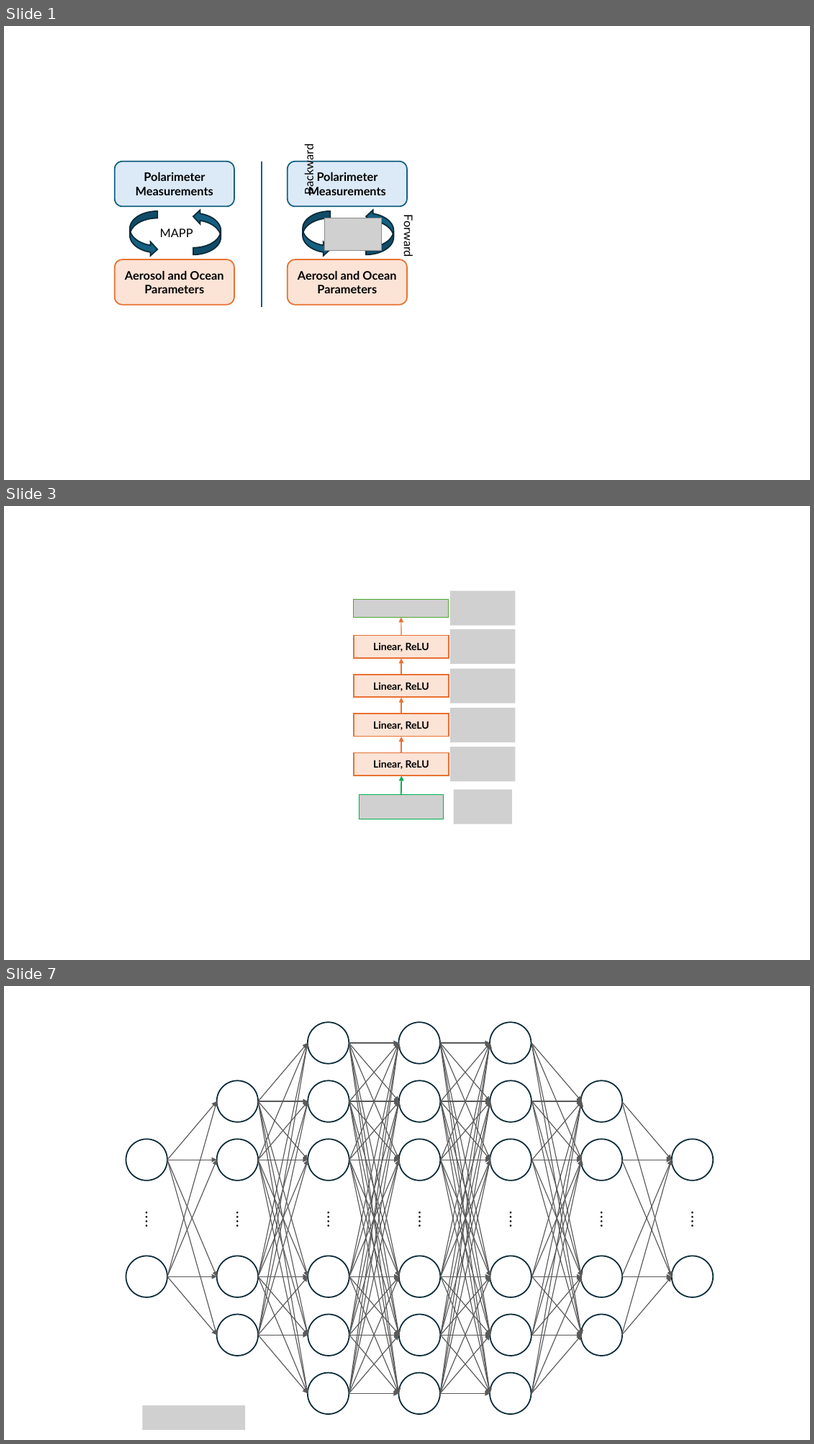
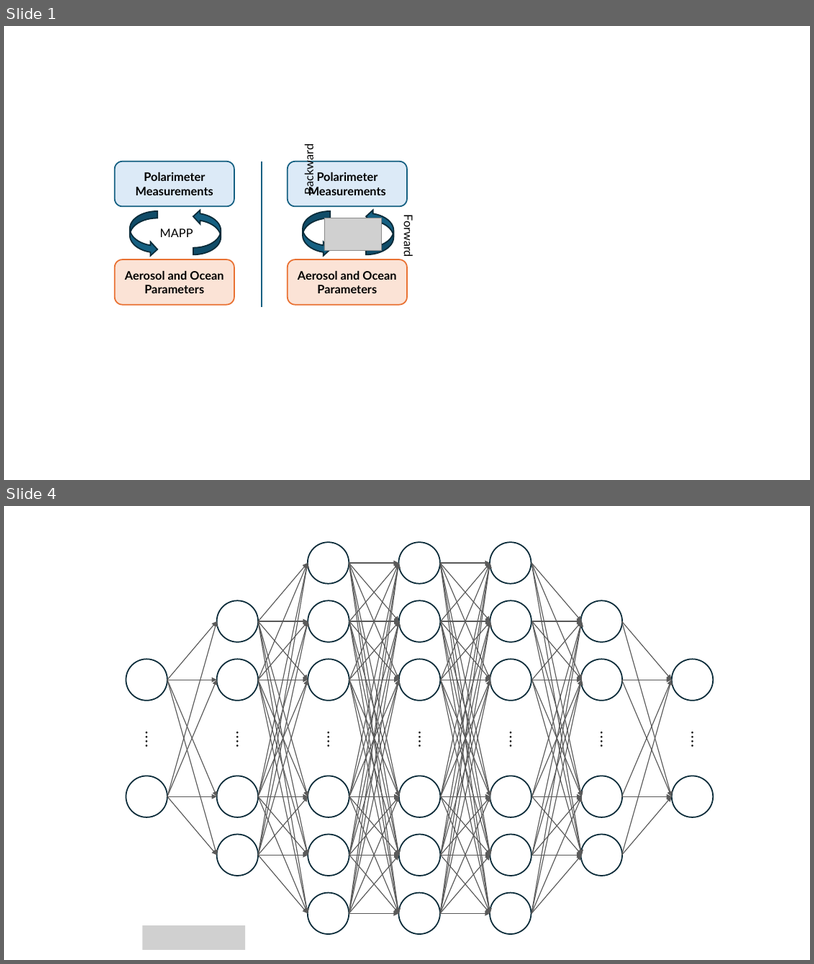
Before and after one commit to SunzidHassan/Research, a slide deck: 23-25_Automatic-Control-Lab/Projects/24_Aerosol/Paper/Figs/pics.pptx. Shown one above the other, each under a label of ours: slides 1, 3 and 7 before the commit, slides 1 and 4 after it; the slides between them are not shown. The pictures are 814x1444 and 814x964 pixels, drawn with LibreOffice and Linux fonts; fonts in the diff are those of the drawing; grey boxes stand for pictures. Boxes give left, top, right and bottom in pixels: in the first picture for what was removed or moved away, otherwise in the second. Text is boxed around its words. In the diff, an @@ line names an element or a change of style, - is before the commit and + after.

```diff
--- a/23-25_Automatic-Control-Lab/Projects/24_Aerosol/Paper/Figs/pics.pptx
+++ b/23-25_Automatic-Control-Lab/Projects/24_Aerosol/Paper/Figs/pics.pptx
@@ slide 3 removed at (4,506,810,960), background #FFFFFF @@
@@ picture removed at (450,591,516,626) @@
@@ picture removed at (354,599,449,618) @@
@@ arrow removed from (401, 636) to (401, 618) @@
@@ picture removed at (450,629,516,664) @@
@@ rectangle removed at (354,636,449,658) @@
-Linear, ReLU
@@ rectangle removed at (354,674,449,697) @@
-Linear, ReLU
@@ arrow removed from (401, 674) to (401, 659) @@
@@ picture removed at (450,669,516,703) @@
@@ arrow removed from (401, 713) to (401, 698) @@
@@ rectangle removed at (354,713,449,736) @@
-Linear, ReLU
@@ picture removed at (450,708,516,742) @@
@@ arrow removed from (401, 752) to (401, 736) @@
@@ rectangle removed at (354,753,449,775) @@
-Linear, ReLU
@@ picture removed at (450,746,516,781) @@
@@ arrow removed from (401, 795) to (402, 776) @@
@@ picture removed at (359,794,443,818) @@
@@ picture removed at (454,789,513,824) @@
@@ what was slide 7 is now slide 4 @@
```
Also in this commit, not shown: 2 slides changed, 2 other slides removed, 6 other files.
